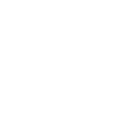
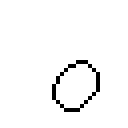
Layers edited between the first and the second 128 x 128 image:
added layer "Capa 1" above "Capa 0" over box(52, 60, 100, 112)
